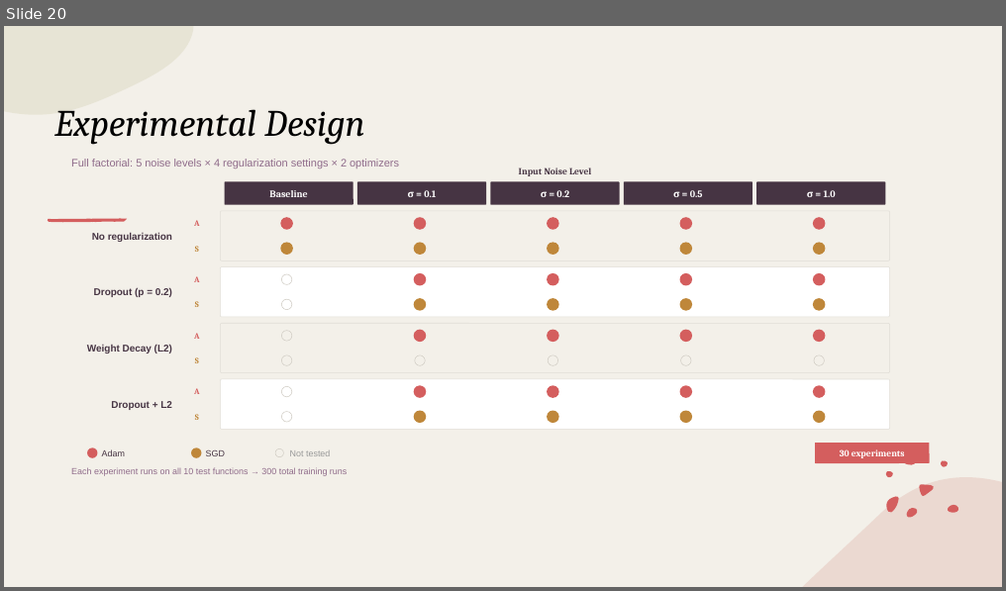
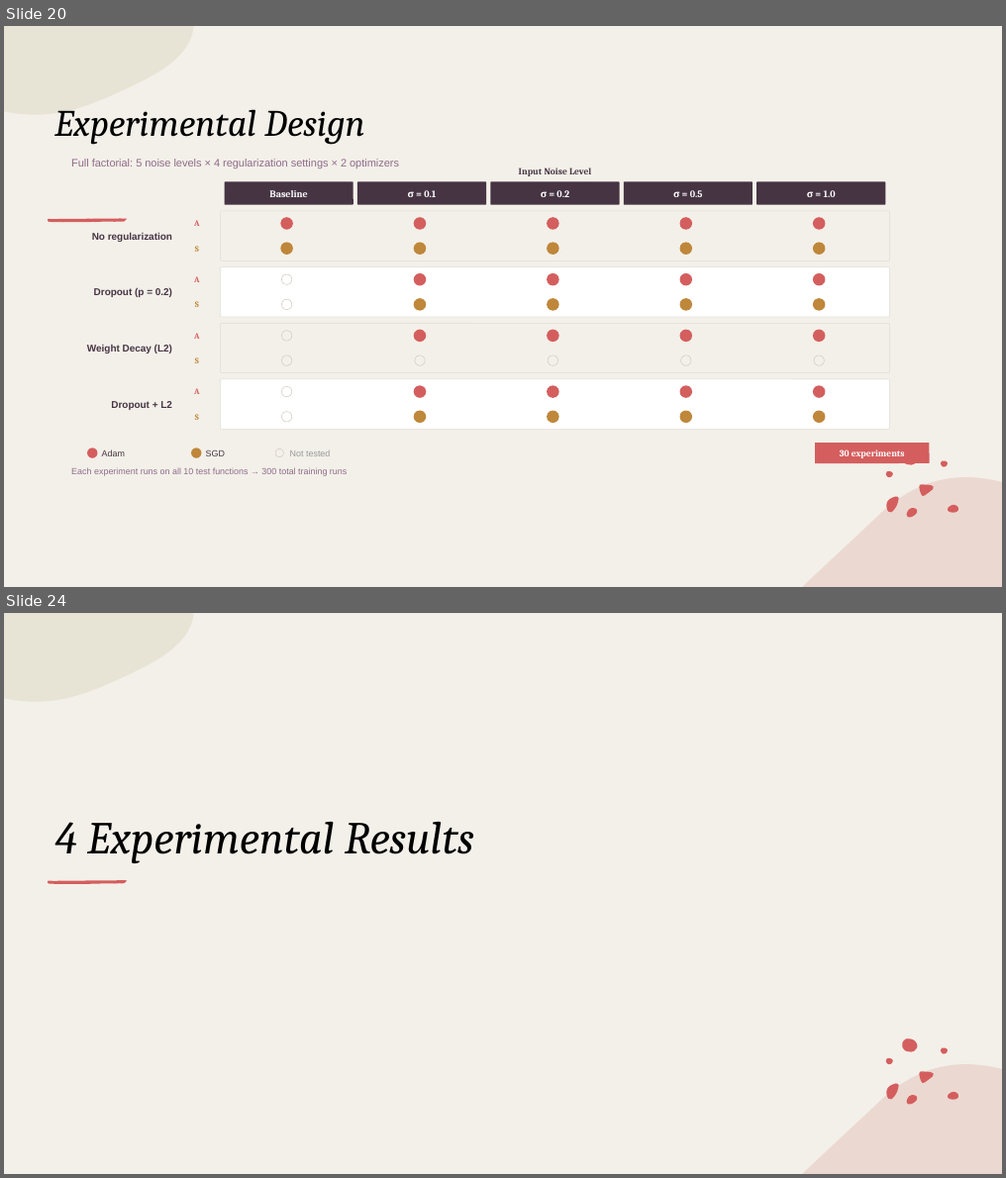
Before and after one commit to EdouarddDw/MLP-Interaction-Detection, a slide deck: mid term prezsention.pptx. Shown one above the other, each under a label of ours: slide 20 before the commit, slides 20 and 24 after it; the slides between them are not shown. The pictures are 1006x591 and 1006x1178 pixels, drawn with LibreOffice and Linux fonts; fonts in the diff are those of the drawing. Boxes give left, top, right and bottom in pixels: in the first picture for what was removed or moved away, otherwise in the second. Text is boxed around its words. In the diff, an @@ line names an element or a change of style, - is before the commit and + after.

```diff
--- a/mid term prezsention.pptx
+++ b/mid term prezsention.pptx
@@ slide 24 added at bbox=[4, 613, 1002, 1174], background #F3F0E9; not listed: 9 template elements that a slide beside it also shows @@
@@ title added at bbox=[54, 822, 474, 863], 44 pt, text #000000, italic @@
+4 Experimental Results
@@ group added at bbox=[48, 880, 127, 884]: 5 freeform shapes @@
```
Also in this commit, not shown: 6 slides changed, 11 other slides added, 7 slides removed, 3 other files.
